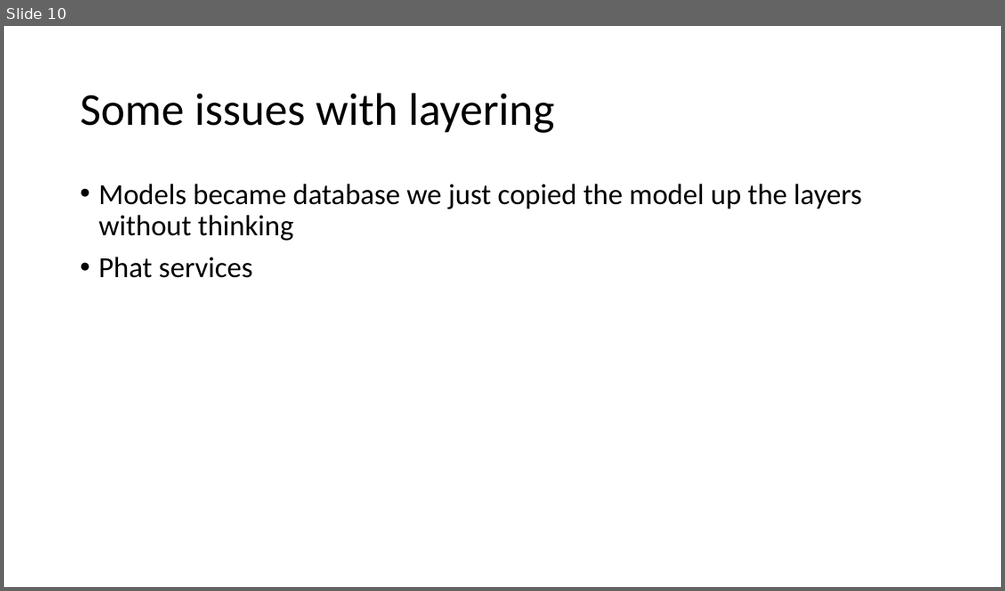
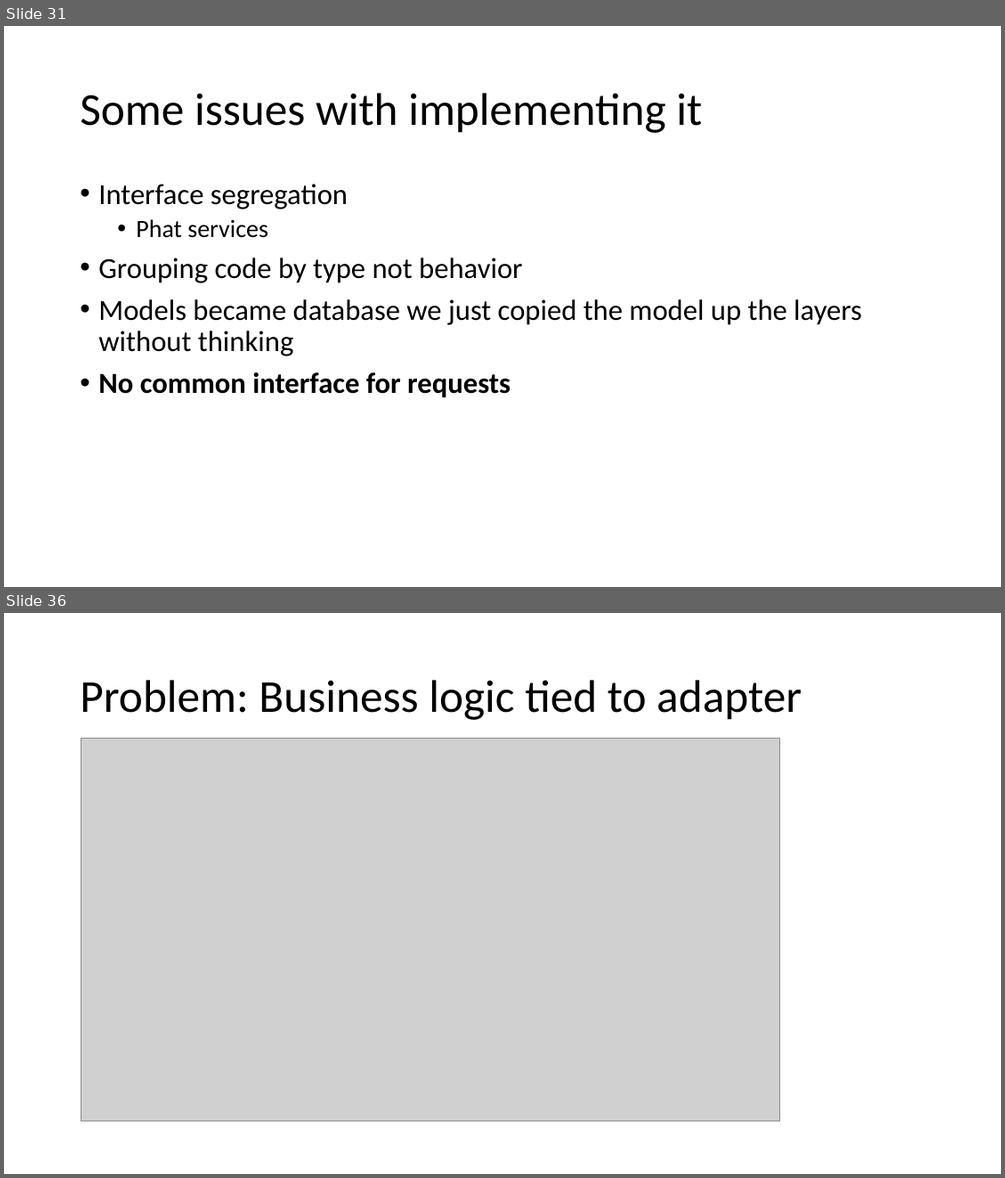
Before and after one commit to feanz/Presentations, a slide deck: Clean Architecture/Clean Architecture.pptx. Shown one above the other, each under a label of ours: slide 10 before the commit, slides 31 and 36 after it; the slides between them are not shown. The pictures are 1005x591 and 1005x1178 pixels, drawn with LibreOffice and Linux fonts; fonts in the diff are those of the drawing; grey boxes stand for pictures. Boxes give left, top, right and bottom in pixels: in the first picture for what was removed or moved away, otherwise in the second. Text is boxed around its words. In the diff, an @@ line names an element or a change of style, - is before the commit and + after.

```diff
--- a/Clean Architecture/Clean Architecture.pptx
+++ b/Clean Architecture/Clean Architecture.pptx
@@ slide 36 added at box(4, 613, 1001, 1174), background #FFFFFF @@
@@ title added at box(80, 680, 801, 720), 44 pt, text #000000 @@
+Problem: Business logic tied to adapter
@@ picture added at box(81, 738, 779, 1121) @@
@@ what was slide 10 is now slide 31 @@
@@ slide 31 changed as well @@
@@ title at box(80, 93, 702, 133): text changed @@
-Some issues with layering
+Some issues with implementing it
@@ text at box(98, 184, 522, 283): paragraphs added @@
+• Interface segregation
+  • Phat services
+• Grouping code by type not behavior
@@ text at box(98, 372, 510, 397): text changed; bold on @@
-• Phat services
+• No common interface for requests
```
Also in this commit, not shown: 4 other slides changed, 29 other slides added, 4 slides removed.
